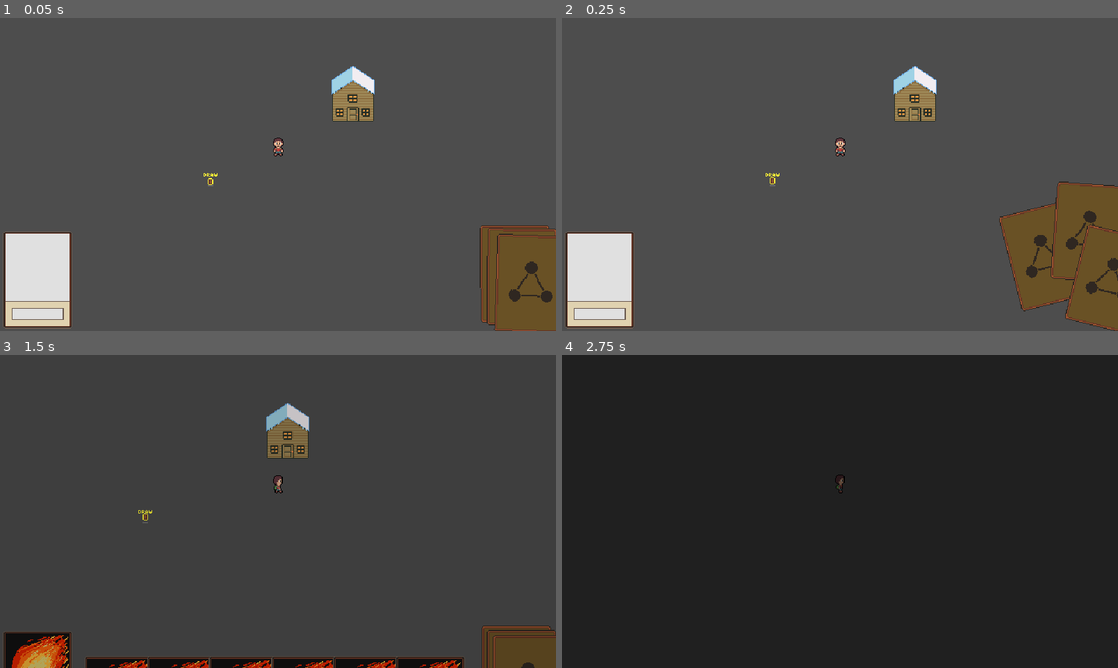
Above: before the commit, frames 1-4 (two rows, left to right).
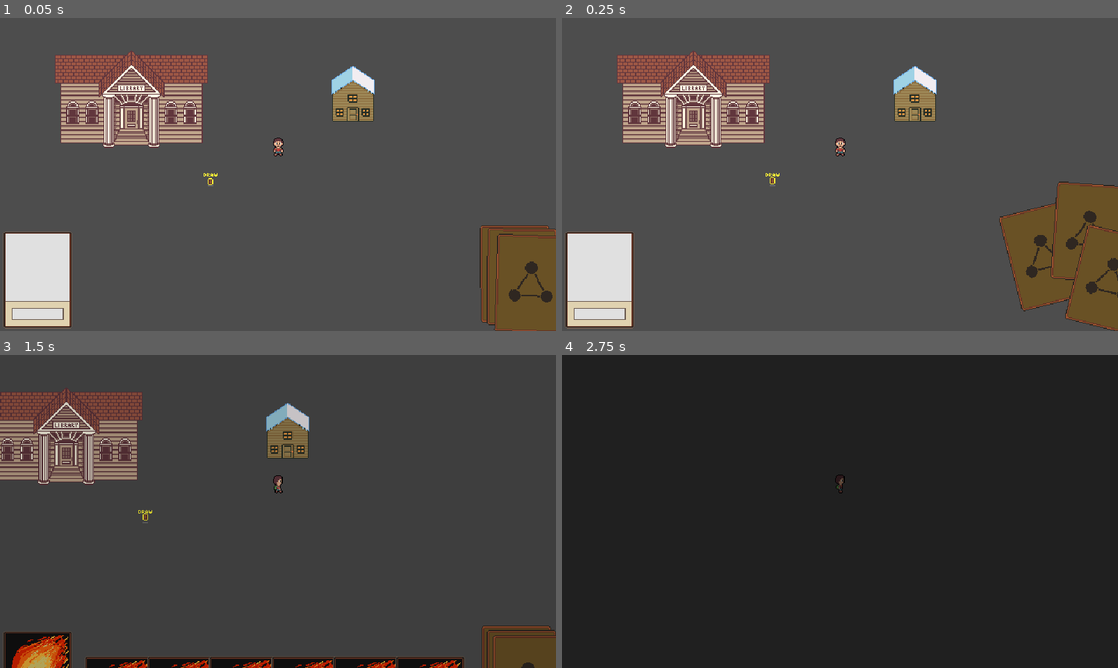
Above: after the commit, the same moments.

Repository: HaywardMorihara/action-card-game
Game: Godot game, scene res://Main.tscn
Two runs of this game, one before a commit and one after it. Both use one fixed random seed, a clock stepped at 60 frames per second and the inputs below.
Inputs (mouse positions are in pixels of both pictures, inside the frame that each line leads up to):
- Up to frame 1 (0.05 s): no input
- Up to frame 2 (0.25 s): no input
- Up to frame 3 (1.5 s): move the mouse to (272, 646) at 0.52 s; press the mouse at (272, 646) at 0.53 s; hold D (move_right) 0.53-1.28 s; tap Space (ui_select) at 0.77 s; move the mouse to (38, 617) at 1.27 s; release the mouse at (38, 617) at 1.28 s; hold S (move_down) from 1.28 s (still down); click (38, 617) at 1.35 s
- Up to frame 4 (2.75 s): tap Space (ui_select) at 1.52 s; move the mouse to (895, 442) at 2.02 s; release S (move_down) at 2.03 s; press the mouse at (895, 442) at 2.03 s; hold D (move_right) from 2.03 s (still down)

The runs differ from the first frame. In frame 1, 4.8% of the frame differs, in the area x 10-38%, y 10-42%; in frame 2, 4.8%; in frame 3, 4.5%; in frame 4, nothing differs.

Commit message:
Added Library Scene

Diff:
--- a/Main.tscn
+++ b/Main.tscn
@@ -7,10 +7,12 @@
 
 [node name="Main" type="Node2D"]
 process_mode = 3
+y_sort_enabled = true
 script = ExtResource("1_4rdem")
 card_game_transition_speed = 0.5
 
 [node name="Area" parent="." instance=ExtResource("3_g1qjv")]
+y_sort_enabled = false
 
 [node name="CardGameUI" type="CanvasLayer" parent="."]
 unique_name_in_owner = true
--- a/world/areas/Area.tscn
+++ b/world/areas/Area.tscn
@@ -5,6 +5,7 @@
 
 [node name="Area" type="Node2D"]
 process_mode = 1
+y_sort_enabled = true
 script = ExtResource("1_yuf2n")
 
 [node name="Player" parent="." instance=ExtResource("2_poops")]
--- a/world/areas/DemoArea.tscn
+++ b/world/areas/DemoArea.tscn
@@ -1,7 +1,8 @@
-[gd_scene load_steps=4 format=3 uid="uid://bpj4xdarh2m7k"]
+[gd_scene load_steps=5 format=3 uid="uid://bpj4xdarh2m7k"]
 
 [ext_resource type="PackedScene" uid="uid://vwhxvbmn0g7j" path="res://world/areas/Area.tscn" id="1_hud1r"]
 [ext_resource type="PackedScene" uid="uid://e2txx05m3o2y" path="res://world/pickups/DrawPickup.tscn" id="2_snqmu"]
+[ext_resource type="PackedScene" uid="uid://bu0qetju1koip" path="res://world/buildings/library/Library.tscn" id="3_1v7hy"]
 [ext_resource type="PackedScene" uid="uid://pkgy5wv8bhms" path="res://world/buildings/house_1/House1.tscn" id="3_2qofp"]
 
 [node name="DemoArea" instance=ExtResource("1_hud1r")]
@@ -13,5 +14,8 @@
 position = Vector2(401, 86)
 script = null
 
+[node name="Library" parent="Buildings" index="1" instance=ExtResource("3_1v7hy")]
+position = Vector2(146, 92)
+
 [node name="DrawPickup" parent="Pickups" index="0" instance=ExtResource("2_snqmu")]
 position = Vector2(237, 185)
--- a/world/buildings/Building.tscn
+++ b/world/buildings/Building.tscn
@@ -6,8 +6,6 @@
 [node name="Building" type="StaticBody2D"]
 script = ExtResource("1_scth6")
 
-[node name="CollisionShape2D" type="CollisionShape2D" parent="."]
-
 [node name="Sprite2D" type="Sprite2D" parent="."]
 
 [node name="AreaTransition" parent="." instance=ExtResource("1_jpf3e")]
--- a/world/buildings/house_1/House1.tscn
+++ b/world/buildings/house_1/House1.tscn
@@ -3,21 +3,21 @@
 [ext_resource type="PackedScene" uid="uid://b6ronjy3jk03g" path="res://world/buildings/Building.tscn" id="1_y8dlt"]
 [ext_resource type="Texture2D" uid="uid://nofgbtxclpsm" path="res://world/buildings/house_1/house1.png" id="2_on46j"]
 
-[sub_resource type="RectangleShape2D" id="RectangleShape2D_20s2p"]
+[sub_resource type="RectangleShape2D" id="RectangleShape2D_lh33x"]
 size = Vector2(50, 50)
 
 [node name="House1" instance=ExtResource("1_y8dlt")]
 
-[node name="CollisionShape2D" parent="." index="0"]
-position = Vector2(0, 5)
-shape = SubResource("RectangleShape2D_20s2p")
-
-[node name="Sprite2D" parent="." index="1"]
+[node name="Sprite2D" parent="." index="0"]
 texture = ExtResource("2_on46j")
 hframes = 7
 
-[node name="AreaTransition" parent="." index="2"]
+[node name="AreaTransition" parent="." index="1"]
 position = Vector2(0, 40)
 id = "ATHouse1"
 transitions_to = "res://world/buildings/house_1/House1Area.tscn"
 linked_transition_area = "ATHouse1Exit"
+
+[node name="CollisionShape2D" type="CollisionShape2D" parent="." index="2"]
+position = Vector2(0, 10)
+shape = SubResource("RectangleShape2D_lh33x")
--- /dev/null
+++ b/world/buildings/library/Library.tscn
@@ -0,0 +1,18 @@
+[gd_scene load_steps=3 format=3 uid="uid://bu0qetju1koip"]
+
+[ext_resource type="PackedScene" uid="uid://b6ronjy3jk03g" path="res://world/buildings/Building.tscn" id="1_tfspe"]
+[ext_resource type="Texture2D" uid="uid://bcmoj2fs6ml3l" path="res://world/buildings/library/library.png" id="2_nxbsf"]
+
+[node name="Building" instance=ExtResource("1_tfspe")]
+
+[node name="Sprite2D" parent="." index="0"]
+texture = ExtResource("2_nxbsf")
+
+[node name="AreaTransition" parent="." index="1"]
+position = Vector2(0, 20)
+id = "ATLibraryEntrance"
+transitions_to = "res://world/buildings/library/LibraryArea.tscn"
+linked_transition_area = "ATLibraryExit"
+
+[node name="CollisionPolygon2D" type="CollisionPolygon2D" parent="." index="2"]
+polygon = PackedVector2Array(-81, -51, 79, -51, 81, 50, 24, 50, 12, 9, -12, 9, -19, 50, -81, 50)
--- /dev/null
+++ b/world/buildings/library/LibraryArea.tscn
@@ -0,0 +1,11 @@
+[gd_scene load_steps=3 format=3 uid="uid://o8yuugueqo01"]
+
+[ext_resource type="PackedScene" uid="uid://vwhxvbmn0g7j" path="res://world/areas/Area.tscn" id="1_4hytg"]
+[ext_resource type="PackedScene" uid="uid://co4r47y6dcuw7" path="res://world/areas/AreaTransition.tscn" id="2_gt46f"]
+
+[node name="Area" instance=ExtResource("1_4hytg")]
+
+[node name="AreaTransition" parent="AreaTransitions" index="0" instance=ExtResource("2_gt46f")]
+id = "ATLibraryExit"
+transitions_to = "res://world/areas/DemoArea.tscn"
+linked_transition_area = "ATLibraryEntrance"
